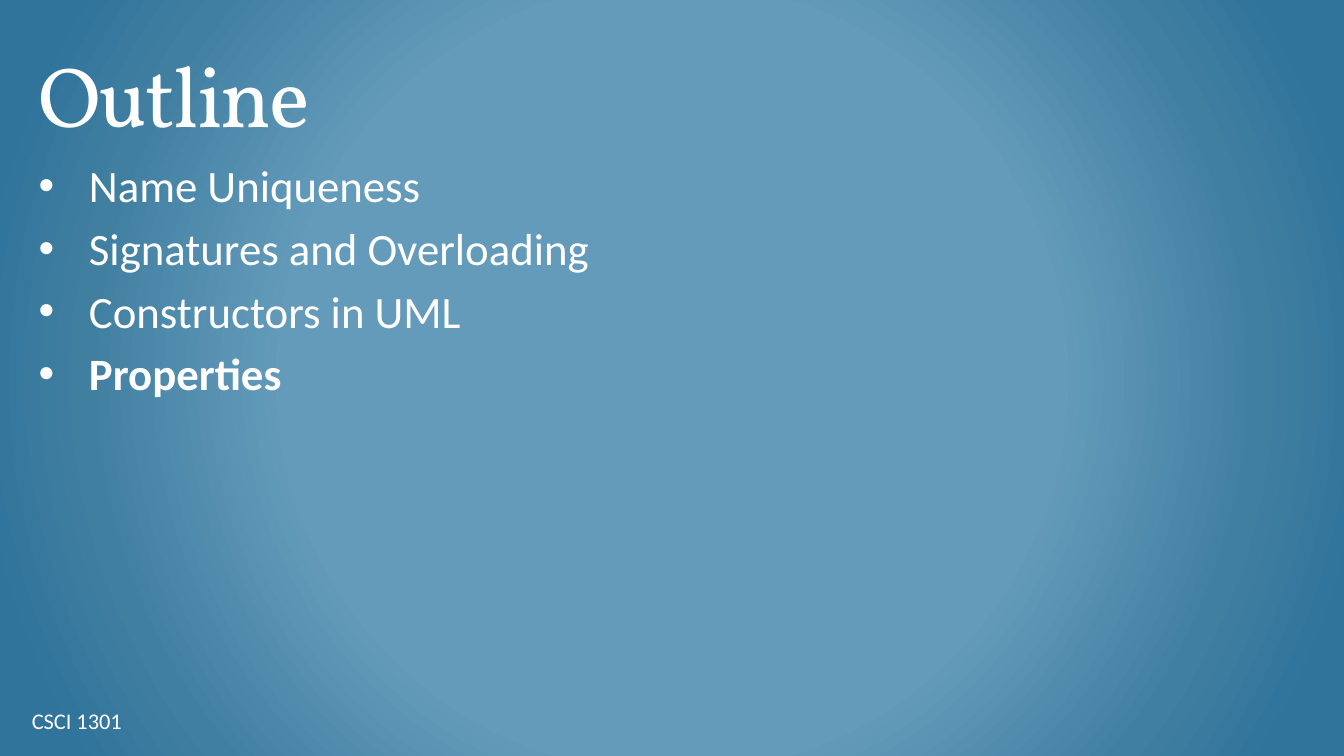
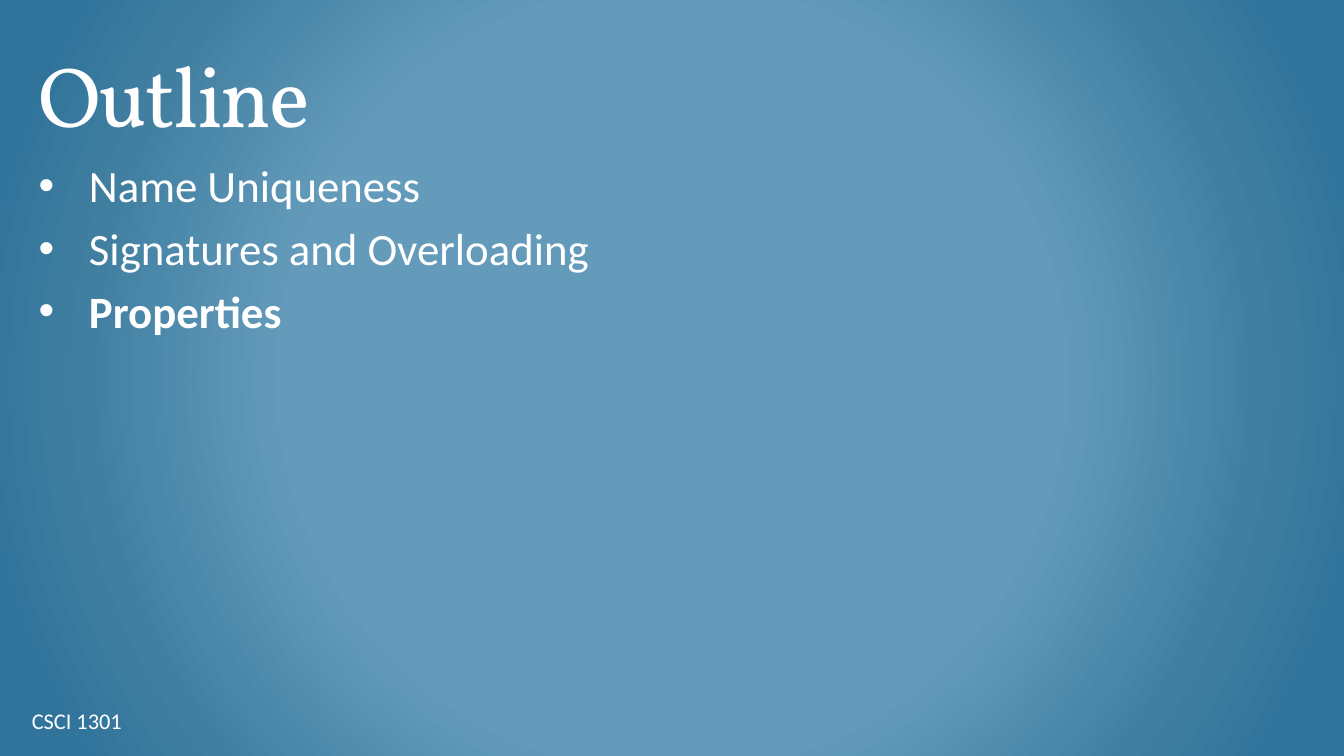
Before and after one commit to csci-1301/csci-1301.github.io, a slide deck: slide 14 of lectures/070_object_oriented_contd/Overloads-Properties.pptx (slide 16 before the commit). Drawn at 1344x756 pixels with LibreOffice and Linux fonts; fonts in the diff are those of the drawing; background and template pictures are left out. Boxes give left, top, right and bottom in pixels: in the first picture for what was removed or moved away, otherwise in the second. Text is boxed around its words. In the diff, an @@ line names an element or a change of style, - is before the commit and + after.

```diff
--- a/lectures/070_object_oriented_contd/Overloads-Properties.pptx
+++ b/lectures/070_object_oriented_contd/Overloads-Properties.pptx
@@ text at <box>89,297,461,329</box>: paragraph removed @@
-• Constructors in UML
```
Also in this commit, not shown: 2 other slides changed, 3 slides removed, 12 other files.
